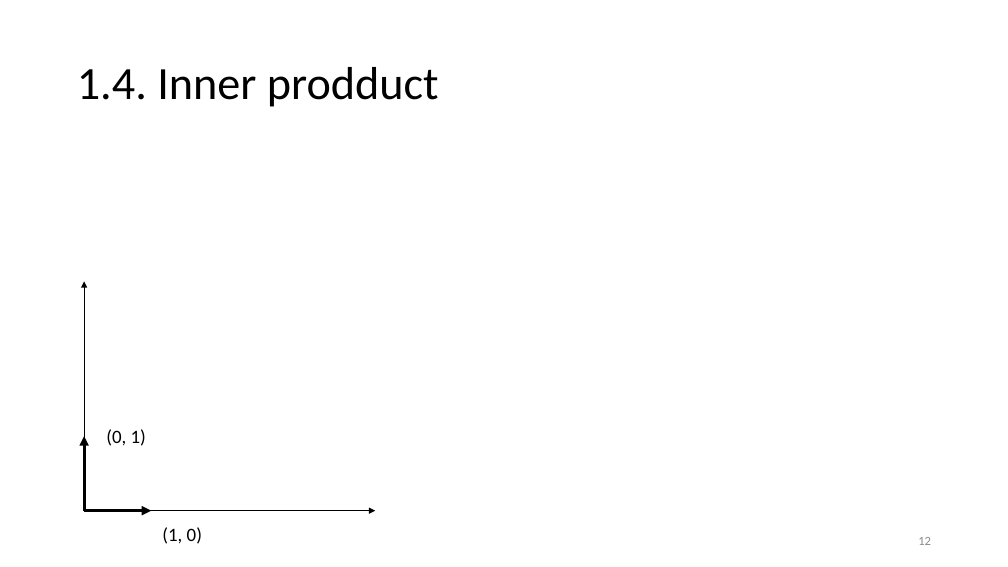
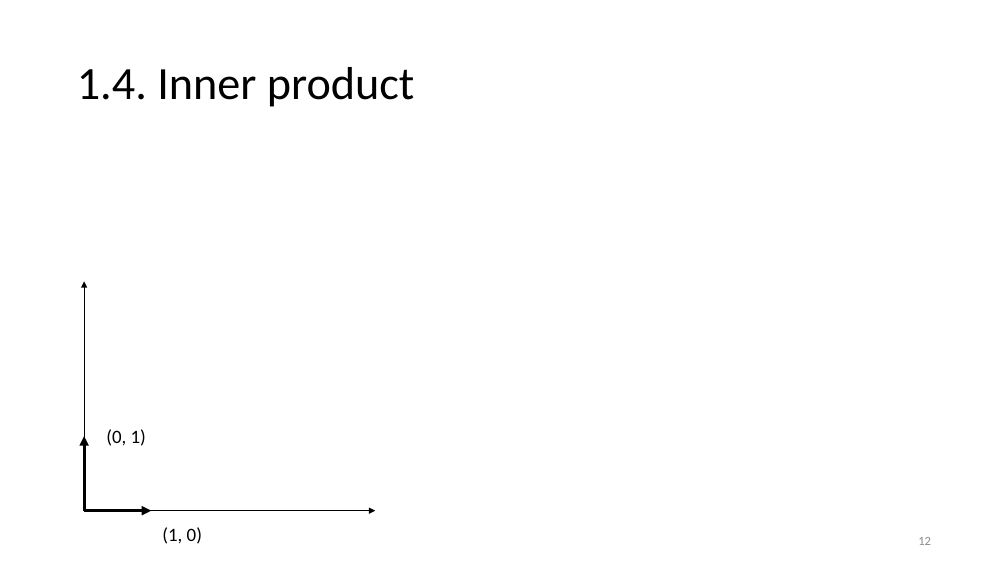
Before and after one commit to vutuanhai237/CourseMaterials, a slide deck: slide 12 of BOQC-Basis of Quantum computing/Slide/0. Basic math.pptx. Drawn at 1008x567 pixels with LibreOffice and Linux fonts; fonts in the diff are those of the drawing; grey boxes stand for pictures. Boxes give left, top, right and bottom in pixels: in the first picture for what was removed or moved away, otherwise in the second. Text is boxed around its words. In the diff, an @@ line names an element or a change of style, - is before the commit and + after.

```diff
--- a/BOQC-Basis of Quantum computing/Slide/0. Basic math.pptx
+++ b/BOQC-Basis of Quantum computing/Slide/0. Basic math.pptx
@@ title at bbox=[77, 67, 414, 107]: text changed @@
-1.4. Inner prodduct
+1.4. Inner product
```
Also in this commit, not shown: 4 other files.
